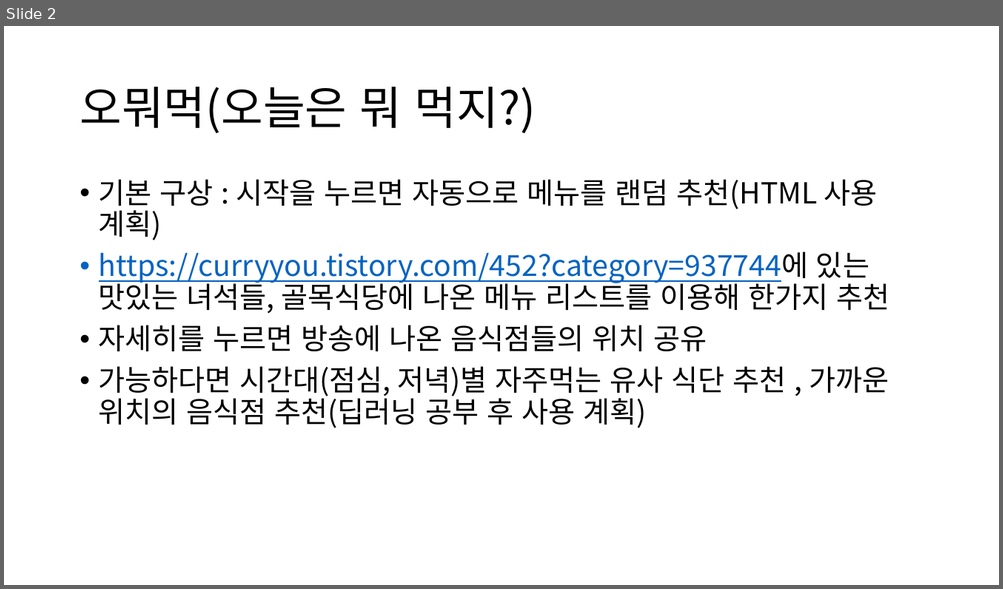
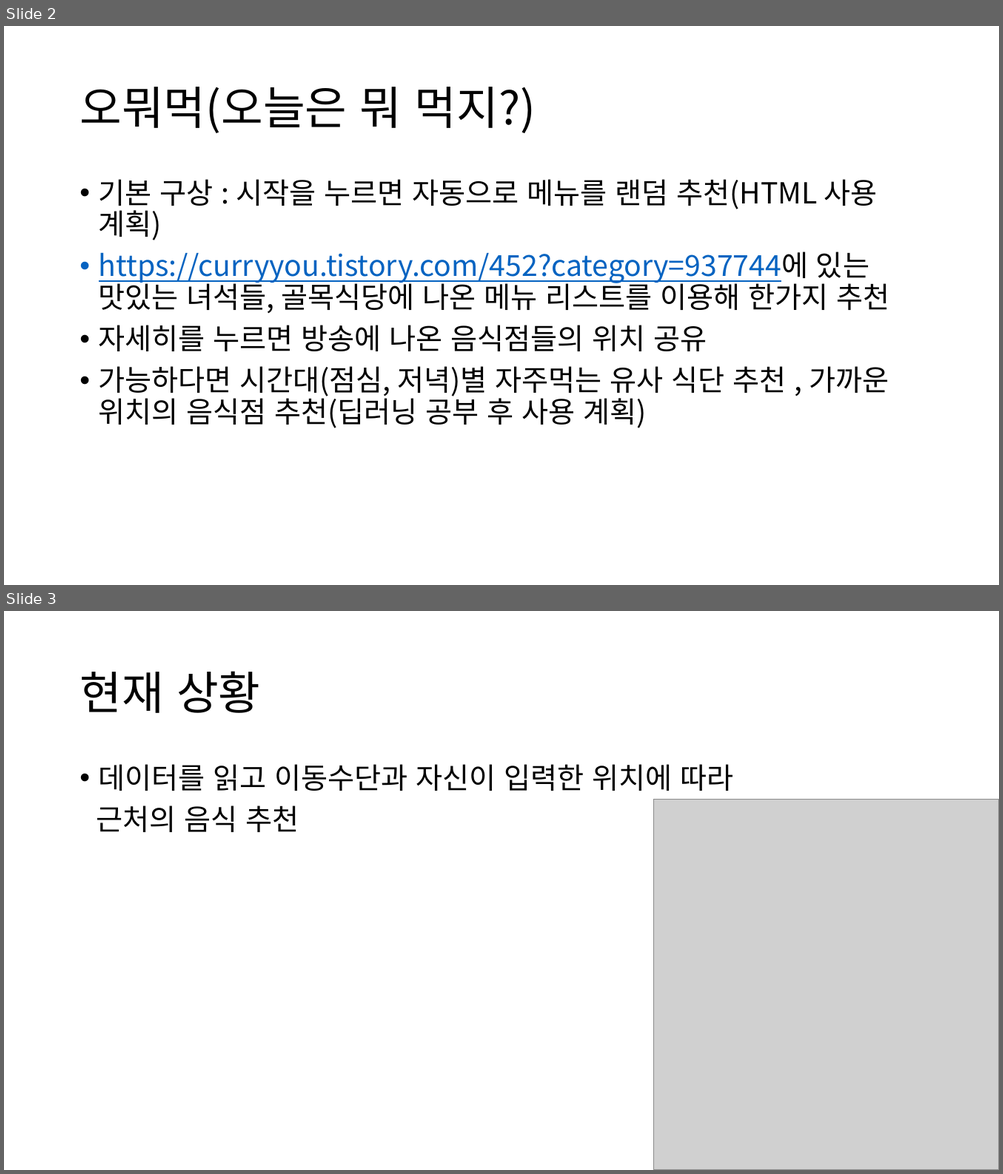
Before and after one commit to bmh2350/2022-Tensor-Summer-Workshop, a slide deck: 씨애랑 프로젝트.pptx. Shown one above the other, each under a label of ours: slide 2 before the commit, slides 2 and 3 after it. The pictures are 1003x589 and 1003x1174 pixels, drawn with LibreOffice and Linux fonts; fonts in the diff are those of the drawing; grey boxes stand for pictures. Boxes give left, top, right and bottom in pixels: in the first picture for what was removed or moved away, otherwise in the second. Text is boxed around its words. In the diff, an @@ line names an element or a change of style, - is before the commit and + after.

```diff
--- a/씨애랑 프로젝트.pptx
+++ b/씨애랑 프로젝트.pptx
@@ slide 3 added at bbox=[4, 611, 999, 1170], background #FFFFFF @@
@@ title added at bbox=[79, 671, 260, 713], 44 pt, text #000000 @@
+현재 상황
@@ text added at bbox=[96, 764, 734, 832], 28 pt, text #000000 @@
+• 데이터를 읽고 이동수단과 자신이 입력한 위치에 따라
+근처의 음식 추천
@@ picture added at bbox=[654, 800, 999, 1170] @@
```
Also in this commit, not shown: 1 slide changed, 1 other slide added.
